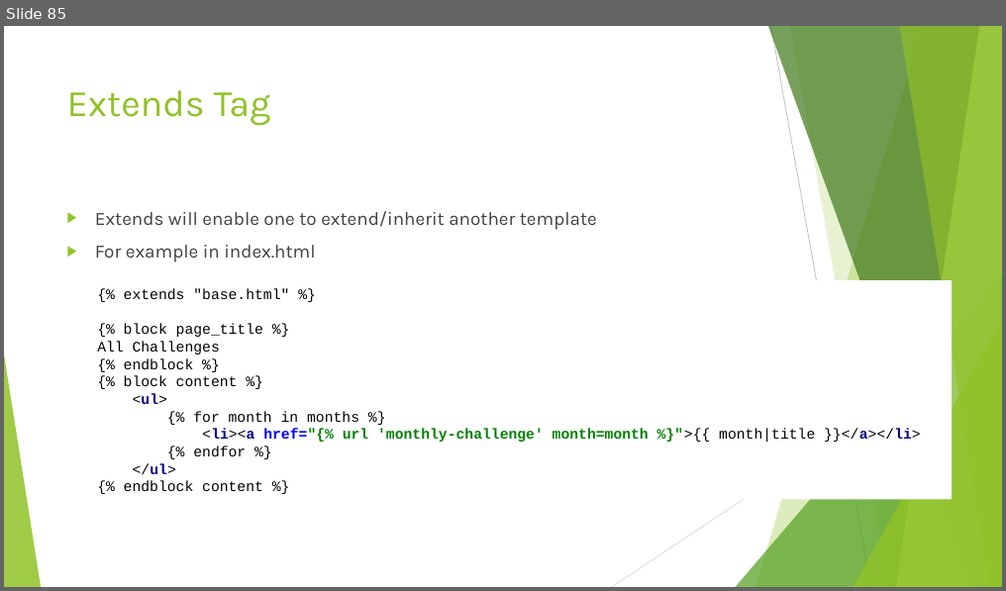
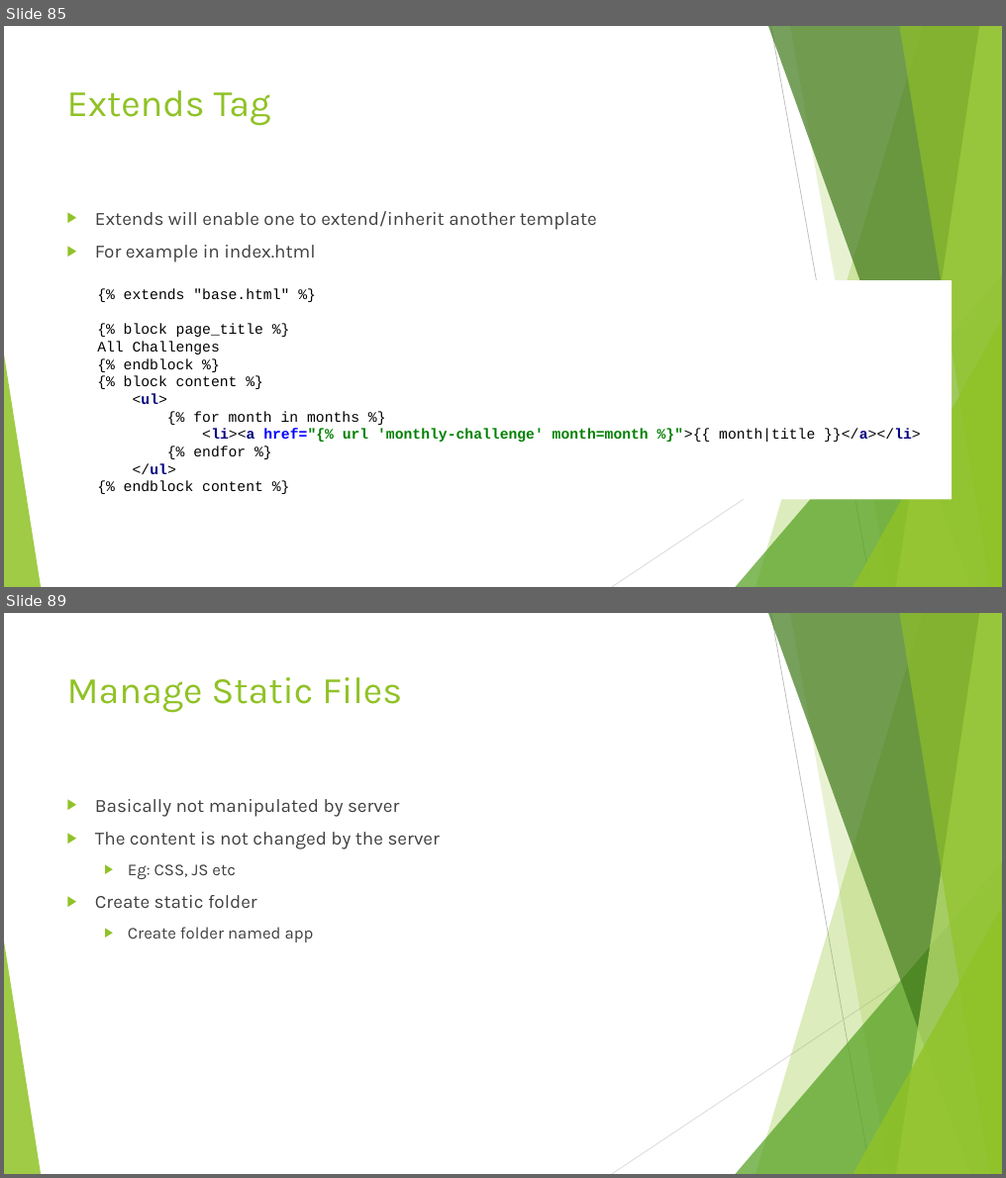
Before and after one commit to edyoda/PD-281220-Session-Code, a slide deck: Django EdYoda.pptx. Shown one above the other, each under a label of ours: slide 85 before the commit, slides 85 and 89 after it; the slides between them are not shown. The pictures are 1006x591 and 1006x1178 pixels, drawn with LibreOffice and Linux fonts; fonts in the diff are those of the drawing. Boxes give left, top, right and bottom in pixels: in the first picture for what was removed or moved away, otherwise in the second. Text is boxed around its words. In the diff, an @@ line names an element or a change of style, - is before the commit and + after.

Commit message:
Updated PPT and static files

```diff
--- a/Django EdYoda.pptx
+++ b/Django EdYoda.pptx
@@ slide 89 added at (4, 613, 1002, 1174), background #FFFFFF; not listed: 10 template elements that a slide beside it also shows @@
@@ title added at (67, 677, 402, 713), 36 pt, text #90C226 @@
+Manage Static Files
@@ text added at (95, 799, 440, 943), 18 pt, text #404040 @@
+▶ Basically not manipulated by server
+▶ The content is not changed by the server
+  ▶ Eg: CSS, JS etc
+▶ Create static folder
+  ▶ Create folder named app
```
Also in this commit, not shown: 3 slides changed, 9 other slides added, 22 other files.
